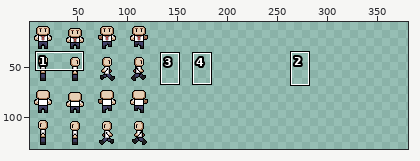
Sprite sheet, stored at Assets/Textures/CharacterSpritesheet.png. The picture above shows the old version from afar; the outline marks the close-up.
Close-up. Before the commit:
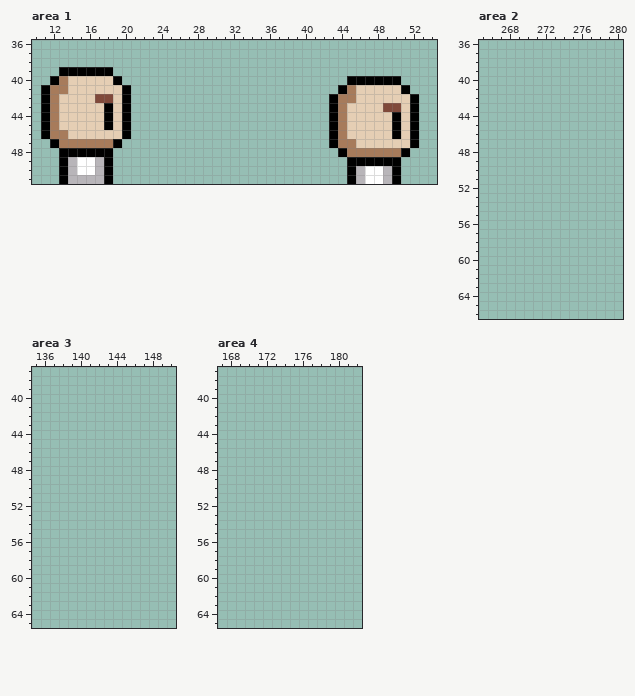
The file is 512x512 pixels. Shown: area 1: x 10..54, y 36..51; area 2: x 265..280, y 36..66; area 3: x 135..150, y 37..65; area 4: x 167..182, y 37..65. The wide view leaves out empty margins. The commit also changed other parts of the picture, which this record leaves out.
After the commit:
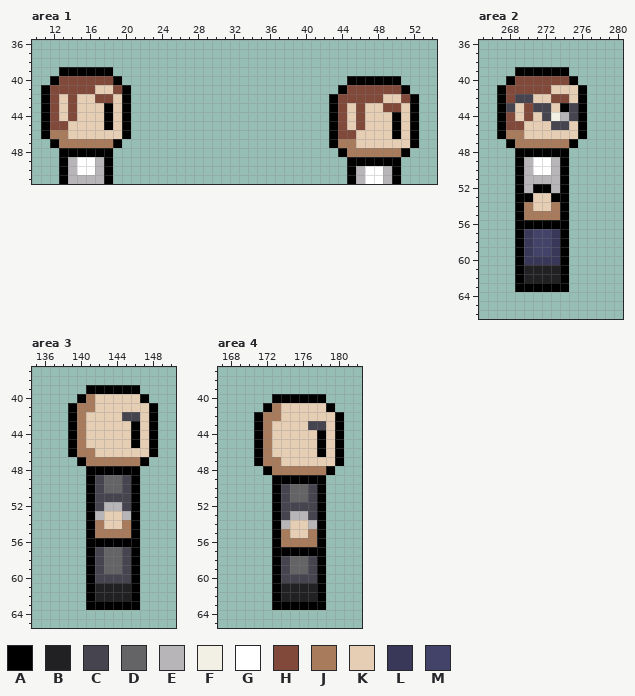
Palette (. is transparent): A #000000  B #212123  C #45444f  D #646365  E #b8b5b9  F #f2f0e5  G #ffffff  H #80493a  J #a77b5b  K #e5ceb4  L #3a3858  M #43436a
Difference:
--- area 1
@@ x 10..54 @@
 39 ...AAAAAA....................................
-40 ..AJKKKKKA.........................AAAAAA....
-41 .AJJKKKKKKA.......................AJKKKKKA...
-42 .AJKKKKHHKA......................AJJKKKKKKA..
-43 .AJKKKKKAKA......................AJKKKKHHKA..
-44 .AJKKKKKAKA......................AJKKKKKAKA..
-45 .AJKKKKKAKA......................AJKKKKKAKA..
-46 .AJJKKKKKKA......................AJKKKKKAKA..
+40 ..AHHHHHHA.........................AAAAAA....
+41 .AHHHHHKKHA.......................AHHHHHHA...
+42 .AHKHKKHHKA......................AHHHHHKKHA..
+43 .AHKHKKKAKA......................AHKHKKHHKA..
+44 .AHKHKKKAKA......................AHKHKKKAKA..
+45 .AHHKKKKAKA......................AHKHKKKAKA..
+46 .AJJKKKKKKA......................AHHKKKKAKA..
 47 ..AJJJJJJA.......................AJJKKKKKKA..
--- area 2
@@ x 265..280 @@
 38 ................
-39 ................
-40 ................
-41 ................
-42 ................
-43 ................
-44 ................
-45 ................
-46 ................
-47 ................
-48 ................
-49 ................
-50 ................
-51 ................
-52 ................
-53 ................
-54 ................
-55 ................
-56 ................
-57 ................
-58 ................
-59 ................
-60 ................
-61 ................
-62 ................
-63 ................
+39 ....AAAAAA......
+40 ...AHHHHHHA.....
+41 ..AHHHHHKKKA....
+42 ..AHCCKKHHKA....
+43 ..ACKHCCKACA....
+44 ..AHKHKCFECA....
+45 ..AHHKKKCCKA....
+46 ..AJJKKKKKKA....
+47 ...AJJJJJJA.....
+48 ....AAAAAA......
+49 ....AEGGEA......
+50 ....AEGGEA......
+51 ....AEEEEA......
+52 ....AEAAEA......
+53 ....AAKKAA......
+54 ....AJKKJA......
+55 ....AJJJJA......
+56 ....AAAAAA......
+57 ....ALMMLA......
+58 ....ALMMLA......
+59 ....ALMMLA......
+60 ....ALLLLA......
+61 ....ABBBBA......
+62 ....ABBBBA......
+63 ....AAAAAA......
 64 ................
--- area 3
@@ x 135..150 @@
 38 ................
-39 ................
-40 ................
-41 ................
-42 ................
-43 ................
-44 ................
-45 ................
-46 ................
-47 ................
-48 ................
-49 ................
-50 ................
-51 ................
-52 ................
-53 ................
-54 ................
-55 ................
-56 ................
-57 ................
-58 ................
-59 ................
-60 ................
-61 ................
-62 ................
-63 ................
+39 ......AAAAAA....
+40 .....AJKKKKKA...
+41 ....AJJKKKKKKA..
+42 ....AJKKKKCCKA..
+43 ....AJKKKKKAKA..
+44 ....AJKKKKKAKA..
+45 ....AJKKKKKAKA..
+46 ....AJJKKKKKKA..
+47 .....AJJJJJJA...
+48 ......AAAAAA....
+49 ......ACDDCA....
+50 ......ACDDCA....
+51 ......ACCCCA....
+52 ......ACEECA....
+53 ......AEKKEA....
+54 ......AJKKJA....
+55 ......AJJJJA....
+56 ......AAAAAA....
+57 ......ACDDCA....
+58 ......ACDDCA....
+59 ......ACDDCA....
+60 ......ACCCCA....
+61 ......ABBBBA....
+62 ......ABBBBA....
+63 ......AAAAAA....
 64 ................
--- area 4
@@ x 167..182 @@
 39 ................
-40 ................
-41 ................
-42 ................
-43 ................
-44 ................
-45 ................
-46 ................
-47 ................
-48 ................
-49 ................
-50 ................
-51 ................
-52 ................
-53 ................
-54 ................
-55 ................
-56 ................
-57 ................
-58 ................
-59 ................
-60 ................
-61 ................
-62 ................
-63 ................
+40 ......AAAAAA....
+41 .....AJKKKKKA...
+42 ....AJJKKKKKKA..
+43 ....AJKKKKCCKA..
+44 ....AJKKKKKAKA..
+45 ....AJKKKKKAKA..
+46 ....AJKKKKKAKA..
+47 ....AJJKKKKKKA..
+48 .....AJJJJJJA...
+49 ......AAAAAA....
+50 ......ACDDCA....
+51 ......ACDDCA....
+52 ......ACCCCA....
+53 ......ACEECA....
+54 ......AEKKEA....
+55 ......AJKKJA....
+56 ......AJJJJA....
+57 ......AAAAAA....
+58 ......ACDDCA....
+59 ......ACDDCA....
+60 ......ACCCCA....
+61 ......ABBBBA....
+62 ......ABBBBA....
+63 ......AAAAAA....
 64 ................
Where, in picture pixels (left, top, right, bottom), the same in both close-ups:
changed: (50, 76, 122, 130)
changed: (338, 85, 410, 139)
added: (497, 67, 587, 292)
added: (68, 385, 158, 610)
added: (254, 394, 344, 610)
